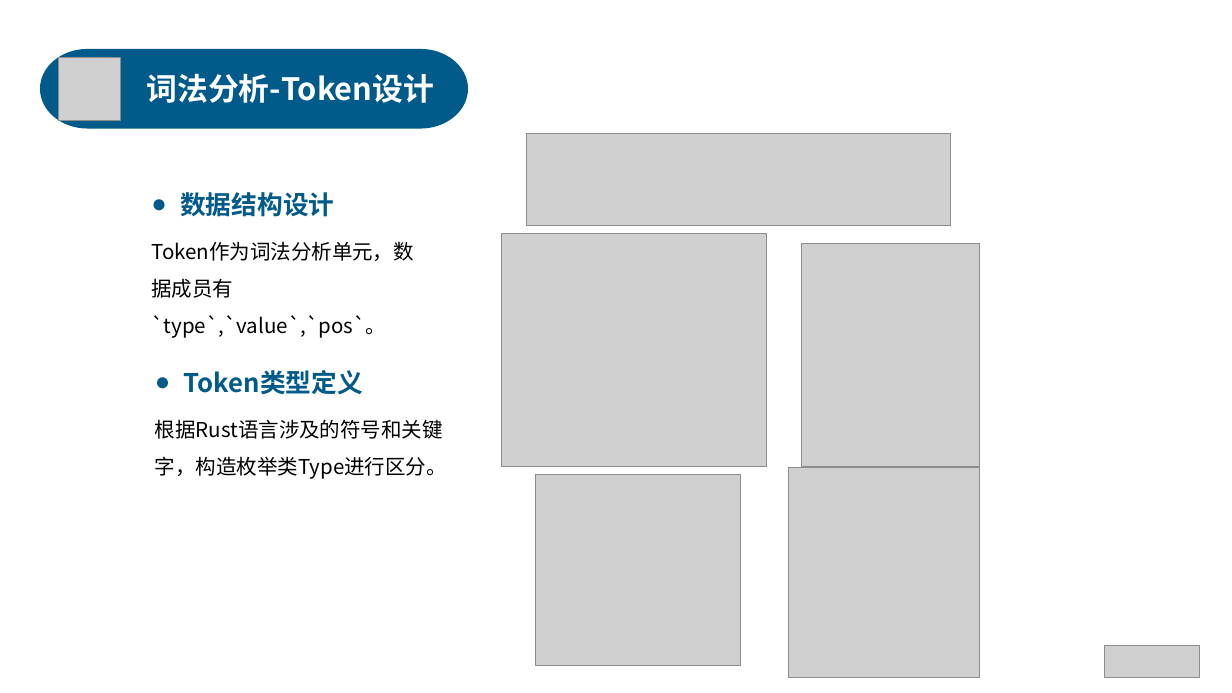
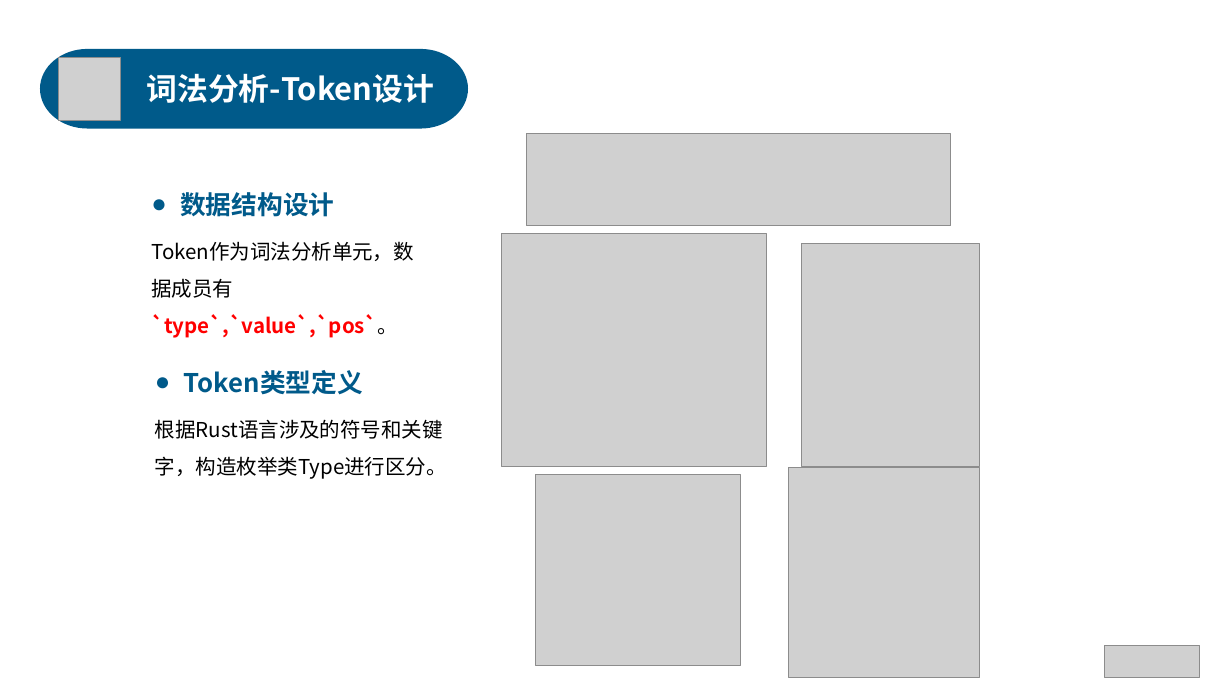
Before and after one commit to anxi710/compiler-principle-project, a slide deck: slide 9 of report/compiler_ppt.pptx. Drawn at 1232x693 pixels with LibreOffice and Linux fonts; fonts in the diff are those of the drawing; grey boxes stand for pictures. Boxes give left, top, right and bottom in pixels: in the first picture for what was removed or moved away, otherwise in the second. Text is boxed around its words. In the diff, an @@ line names an element or a change of style, - is before the commit and + after.

```diff
--- a/report/compiler_ppt.pptx
+++ b/report/compiler_ppt.pptx
@@ text at bbox=[151, 241, 414, 338]: text colour #000000 to #FF0000, bold on in "`type`,`value`,`pos`。" @@
```
Also in this commit, not shown: 9 other slides changed, 3 slides added, 2 slides removed.
